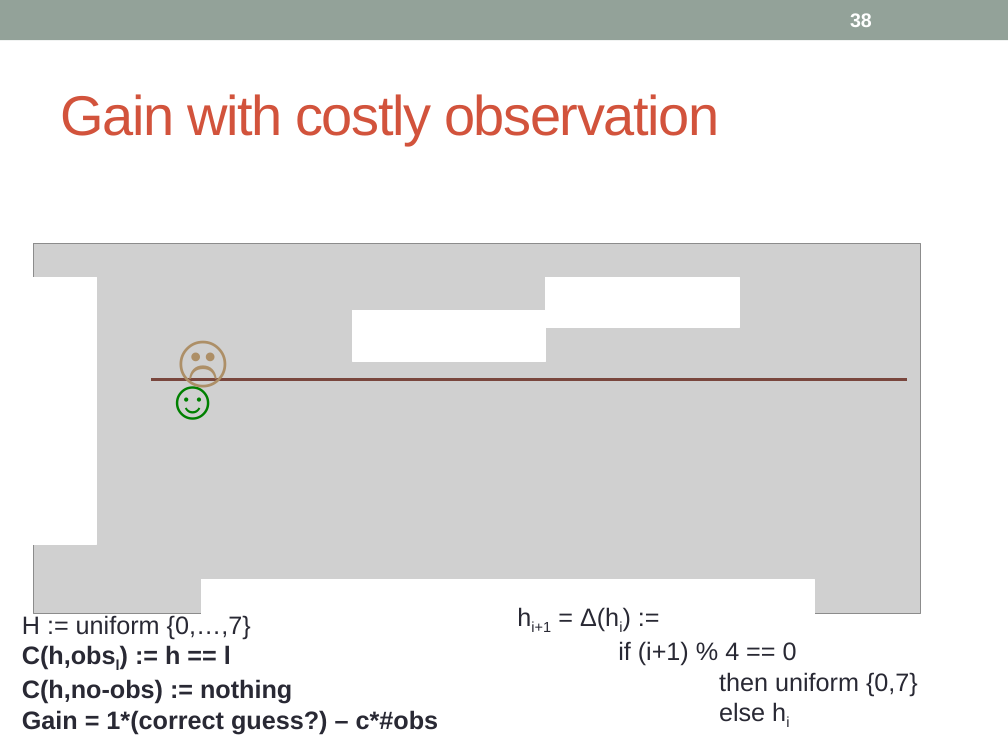
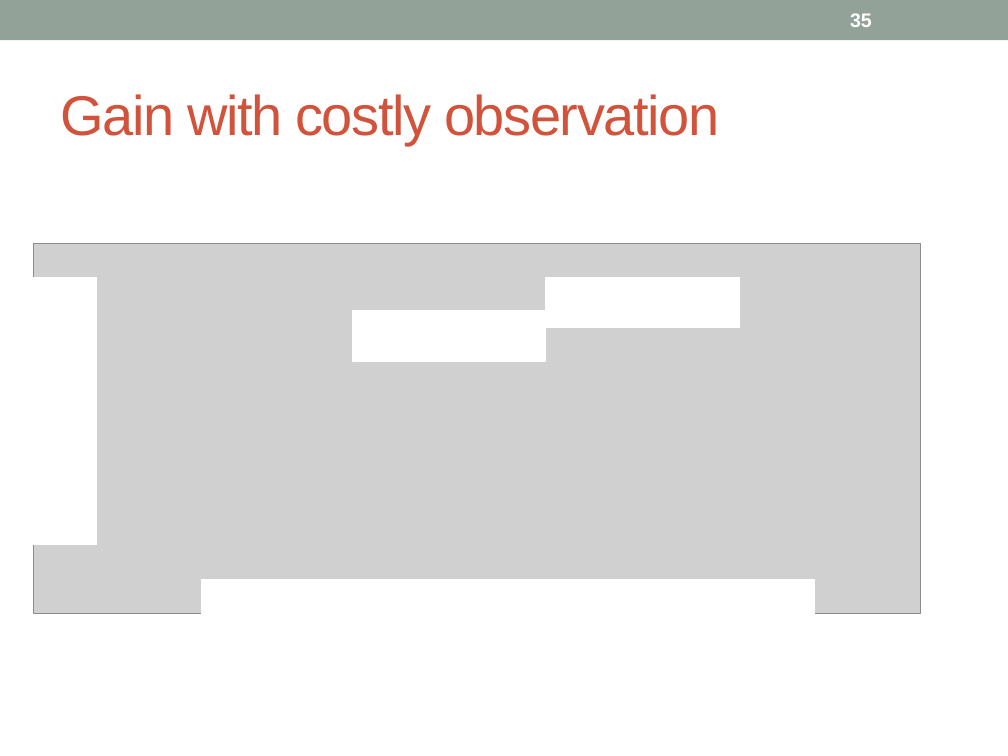
Before and after one commit to piotrm0/piotrm0.github.io, a slide deck: slide 35 of docs/mardziel15hcss.pres.pptx (slide 38 before the commit). Drawn at 1008x756 pixels with LibreOffice and Linux fonts; fonts in the diff are those of the drawing; grey boxes stand for pictures. Boxes give left, top, right and bottom in pixels: in the first picture for what was removed or moved away, otherwise in the second. Text is boxed around its words. In the diff, an @@ line names an element or a change of style, - is before the commit and + after.

```diff
--- a/docs/mardziel15hcss.pres.pptx
+++ b/docs/mardziel15hcss.pres.pptx
@@ page number at <box>850,13,872,27</box>: text changed @@
-38
+35
@@ text removed at <box>167,320,219,397</box> @@
-☹
@@ text removed at <box>154,359,232,436</box> @@
-☺
@@ line removed from (151, 379) to (907, 379) @@
@@ text removed at <box>22,613,439,734</box> @@
-H := uniform {0,…,7}
-C(h,obsl) := h == l
-C(h,no-obs) := nothing
-Gain = 1*(correct guess?) – c*#obs
@@ text removed at <box>531,607,918,722</box> @@
-hi+1 = Δ(hi) :=
-if (i+1) % 4 == 0
-then uniform {0,7}
-else hi
```
Also in this commit, not shown: 39 other slides changed, 2 slides added, 6 slides removed, 34 other files.
